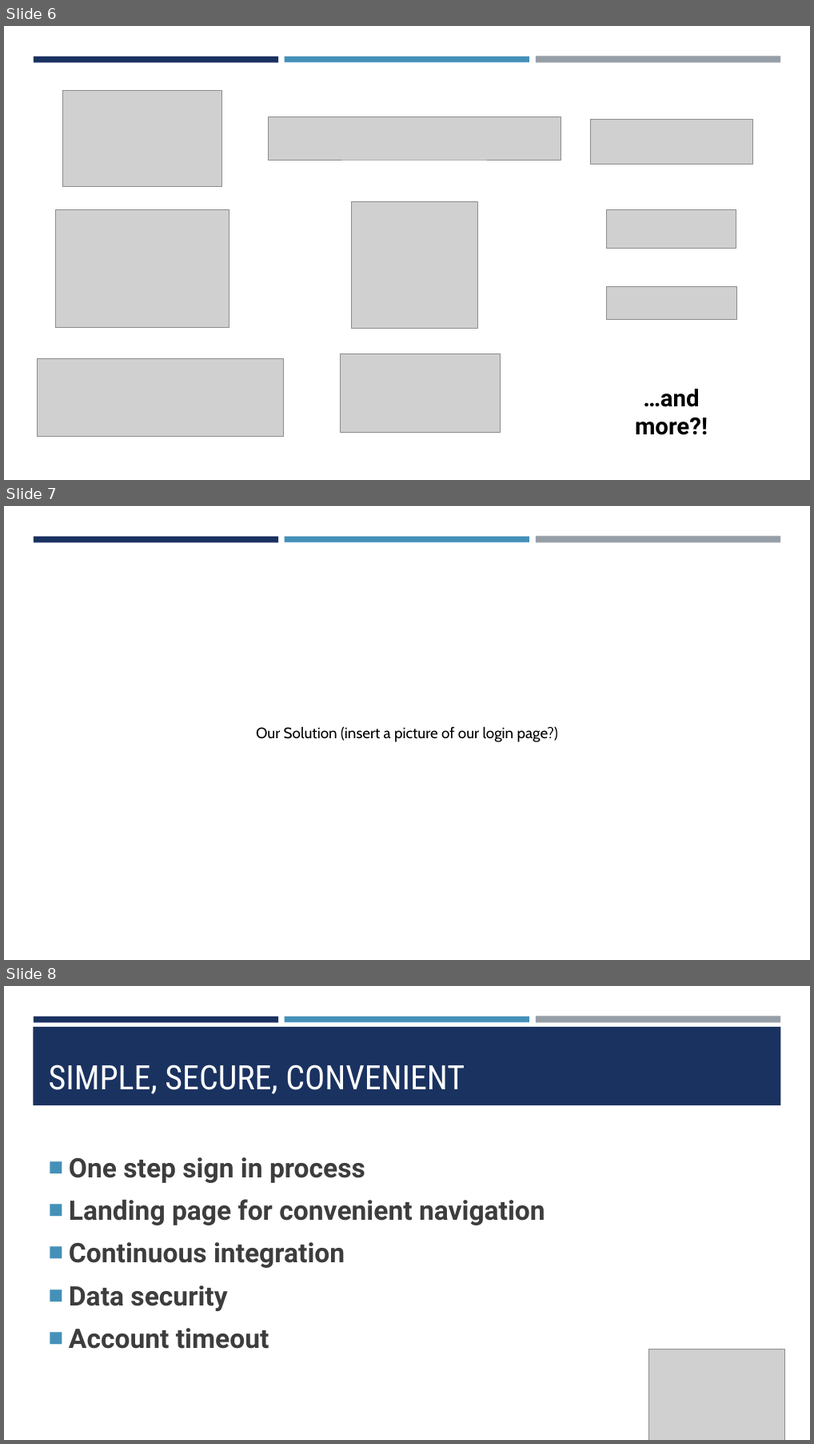
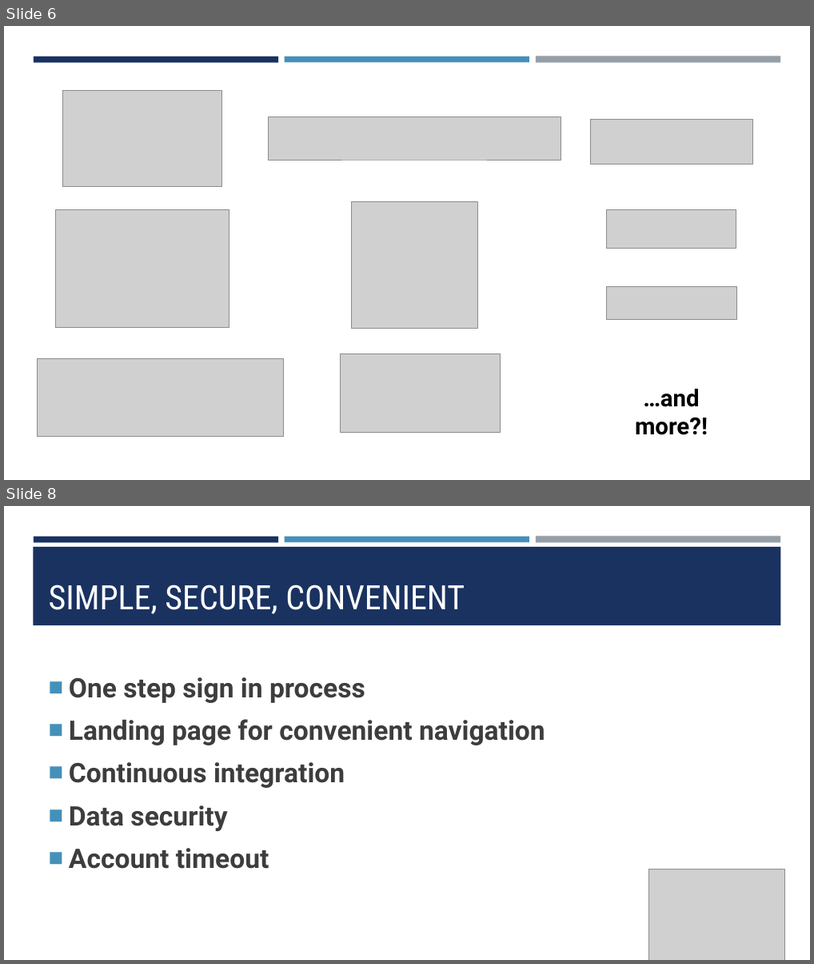
Before and after one commit to krishchow/ElevateDesktop, a slide deck: City_of.pptx. Shown one above the other, each under a label of ours: slides 6, 7 and 8 before the commit, slides 6 and 8 after it; the slides between them are not shown. The pictures are 814x1444 and 814x964 pixels, drawn with LibreOffice and Linux fonts; fonts in the diff are those of the drawing; grey boxes stand for pictures. Boxes give left, top, right and bottom in pixels: in the first picture for what was removed or moved away, otherwise in the second. Text is boxed around its words. In the diff, an @@ line names an element or a change of style, - is before the commit and + after.

```diff
--- a/City_of.pptx
+++ b/City_of.pptx
@@ slide 7 removed at <box>4,506,810,960</box>, background #FFFFFF; not listed: 3 template elements that a slide beside it also shows @@
@@ text removed at <box>256,726,558,742</box> @@
-Our Solution (insert a picture of our login page?)
```
Also in this commit, not shown: 2 slides changed, 1 slide added.
